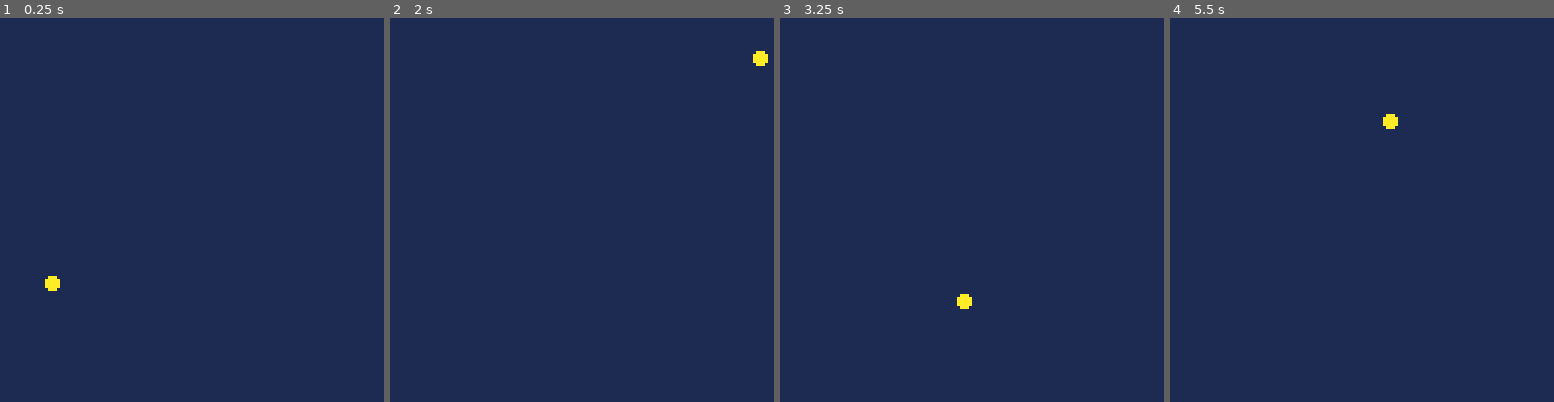
Above: before the commit, frames 1-4 (left to right).
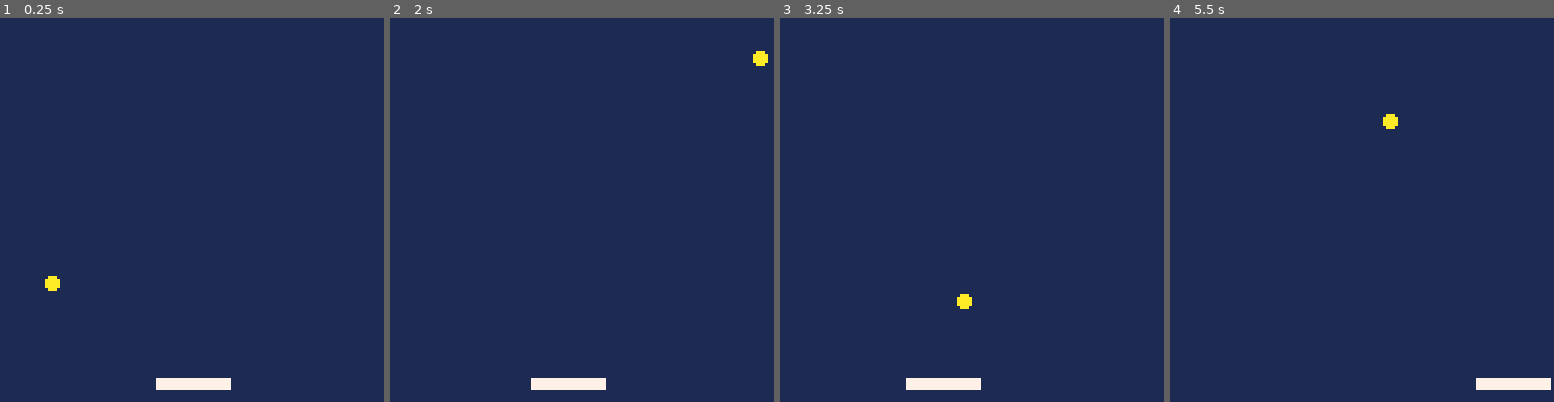
Above: after the commit, the same moments.

Repository: beetrootpaul/learning--pico8-breakout-tutorial
Game: PICO-8 cartridge breakout.p8
Two runs of this game, one before a commit and one after it. Both use one fixed random seed, a clock stepped at 60 frames per second and the inputs below.
Inputs:
- Up to frame 1 (0.25 s): no input
- Up to frame 2 (2 s): tap O (Z key) at 0.33, 0.7, 1.43 s; tap X (X key) at 1.07 s; hold Left from 1.97 s (still down)
- Up to frame 3 (3.25 s): tap X (X key) every 0.33 s from 2.07 to 3.07 s; tap O (Z key) at 2.22, 3.1 s; release Left at 2.37 s; hold Down 2.42-2.82 s; hold Right from 2.87 s (still down)
- Up to frame 4 (5.5 s): tap X (X key) every 0.33 s from 3.4 to 5.4 s; release Right at 3.53 s; hold Up 3.58-4.08 s; tap O (Z key) at 3.98, 4.87 s; hold Right 4.13-4.53 s; hold Down 4.58-5.08 s; hold Left from 5.13 s (still down)

The runs differ from the first frame. In frame 1, 0.6% of the frame differs, in the area x 40-61%, y 93-97%; in frame 2, 0.6%; in frame 3, 0.6%; in frame 4, 0.6%.

Commit message:
moving paddle

Diff:
--- a/breakout.p8
+++ b/breakout.p8
@@ -7,7 +7,40 @@
 --#include src/utils.lua
 #include src/utils.lua
 #include src/ball.lua
+#include src/paddle.lua
 #include src/main.lua
+
+--[[
+
+glyphs:
+q > […]
+w > [∧]
+e > [░]
+r > [➡️]
+t > [⧗]
+y > [▤]
+u > [⬆️]
+i > [☉]
+o > [🅾️]
+p > [◆]
+a > [█]
+s > [★]
+d > [⬇️]
+f > [✽]
+g > [●]
+h > [♥]
+j > [웃]
+k > [⌂]
+l > [⬅️]
+z > [▥]
+x > [❎]
+c > [🐱]
+v > [ˇ]
+b > [▒]
+n > [♪]
+m > [😐]
+
+--]]
 
 __gfx__
 00000000000000000000000000000000000000000000000000000000000000000000000000000000000000000000000000000000000000000000000000000000
--- a/src/main.lua
+++ b/src/main.lua
@@ -3,6 +3,22 @@
 end
 
 function _update()
+
+    local bp = false
+
+    if btn(u.buttons.l) then
+        paddle.dx = -5
+        bp = true
+    end
+    if btn(u.buttons.r) then
+        paddle.dx = 5
+        bp = true
+    end
+    if not bp then
+        paddle.dx = 0.5 * paddle.dx
+    end
+    paddle.x = paddle.x + paddle.dx
+
     ball.x = ball.x + ball.dx
     ball.y = ball.y + ball.dy
     if ball.x < 0 or ball.x > u.viewport_size_px - 1 then
@@ -18,4 +34,5 @@
 function _draw()
     cls(u.colors.dark_blue)
     circfill(ball.x, ball.y, ball.r, u.colors.yellow)
+    rectfill(paddle.x, paddle.y, paddle.x + paddle.w, paddle.y + paddle.h, u.colors.white)
 end
--- /dev/null
+++ b/src/paddle.lua
@@ -0,0 +1,7 @@
+paddle = {
+    w = 24,
+    h = 3,
+    dx = 0,
+}
+paddle.x = u.viewport_size_px / 2 - paddle.w / 2
+paddle.y = u.viewport_size_px - 5 - paddle.h
--- a/src/utils.lua
+++ b/src/utils.lua
@@ -1,6 +1,15 @@
 local utils = {
+    buttons = {
+        l = 0,
+        r = 1,
+        u = 2,
+        d = 3,
+        o = 4,
+        x = 5,
+    },
     colors = {
         dark_blue = 1,
+        white = 7,
         yellow = 10,
     },
     sfxs = {
